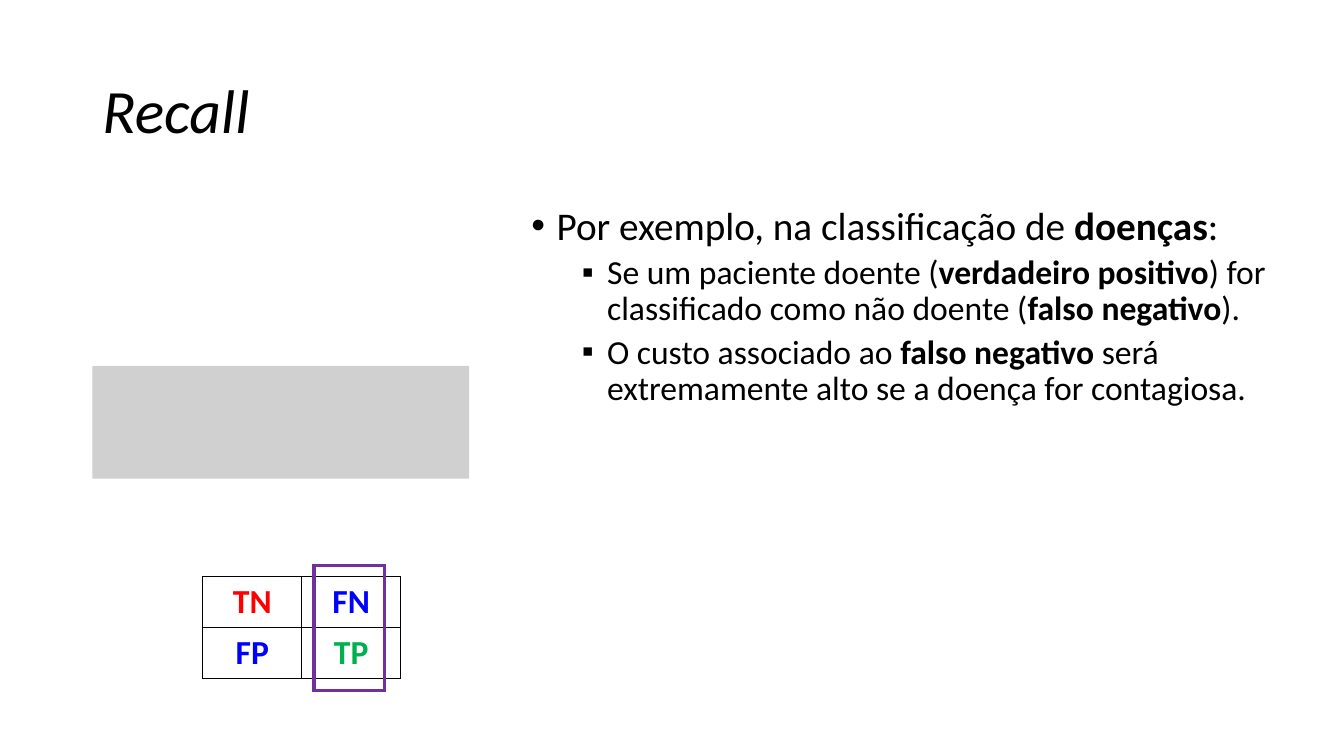
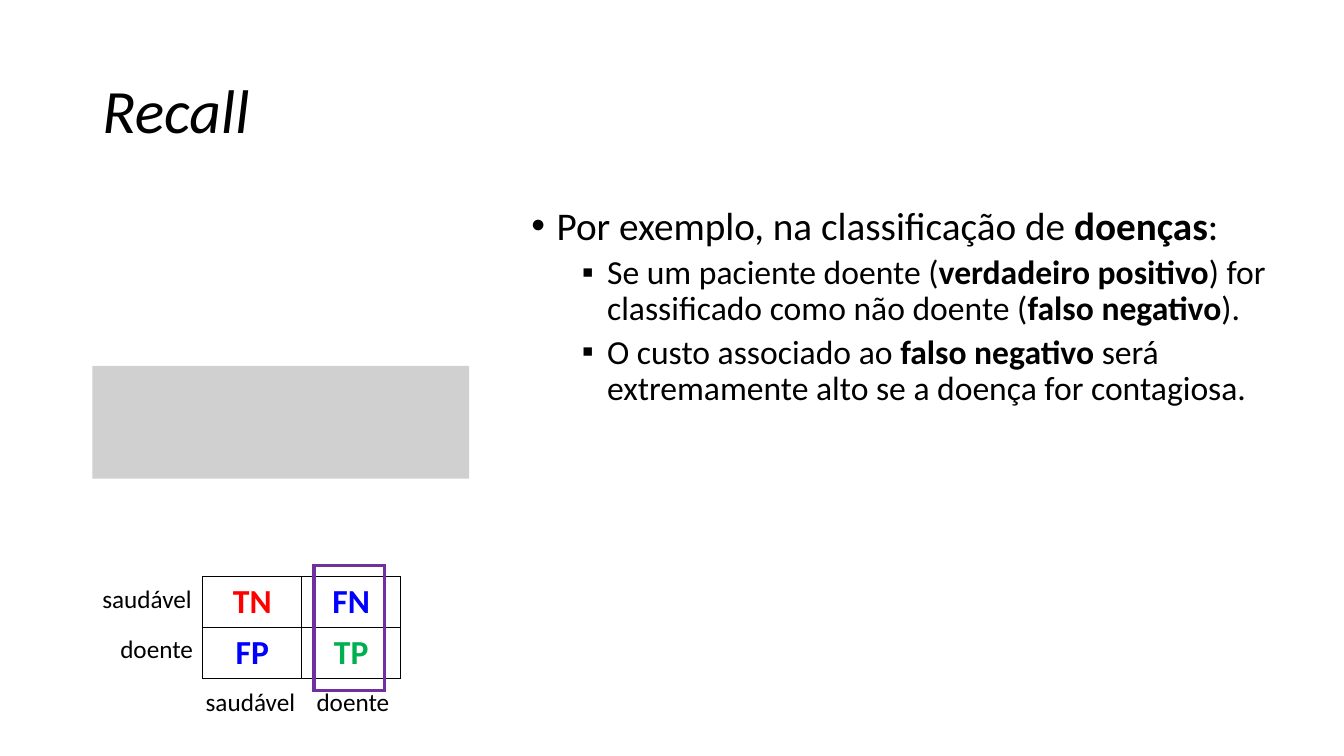
Before and after one commit to zz4fap/c24_inteligencia_artificial, a slide deck: slide 17 of slides/C24_Métricas_de_Classificação.pptx. Drawn at 1344x756 pixels with LibreOffice and Linux fonts; fonts in the diff are those of the drawing; grey boxes stand for pictures. Boxes give left, top, right and bottom in pixels: in the first picture for what was removed or moved away, otherwise in the second. Text is boxed around its words. In the diff, an @@ line names an element or a change of style, - is before the commit and + after.

```diff
--- a/slides/C24_Métricas_de_Classificação.pptx
+++ b/slides/C24_Métricas_de_Classificação.pptx
@@ text added at (102,590,191,609), 18 pt, text #000000 @@
+saudável
@@ text added at (120,640,193,658), 18 pt, text #000000 @@
+doente
@@ text added at (206,693,295,712), 18 pt, text #000000 @@
+saudável
@@ text added at (317,691,390,711), 18 pt, text #000000 @@
+doente
```
Also in this commit, not shown: 15 other slides changed, 1 slide added, 2 other files.
